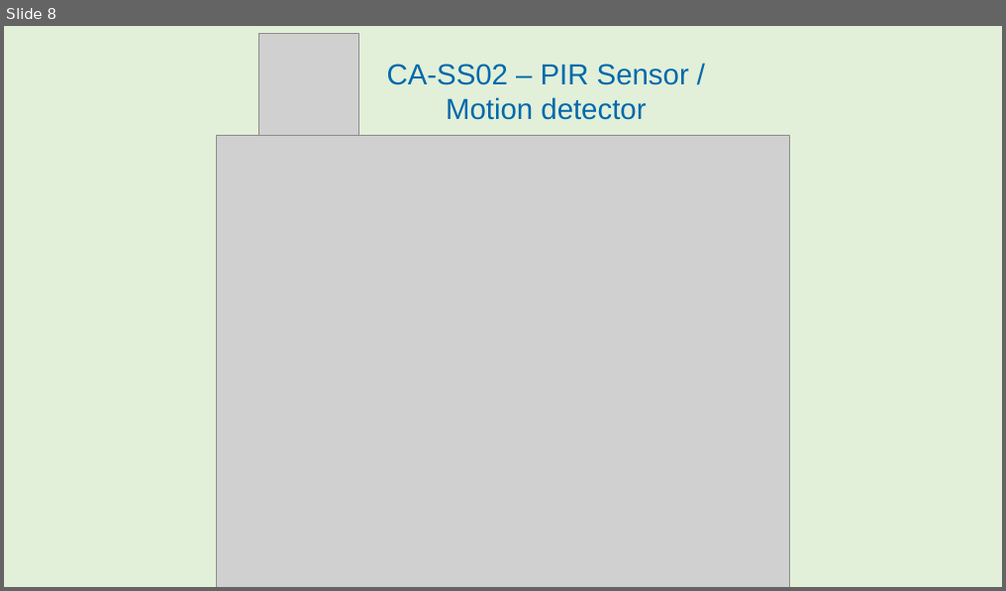
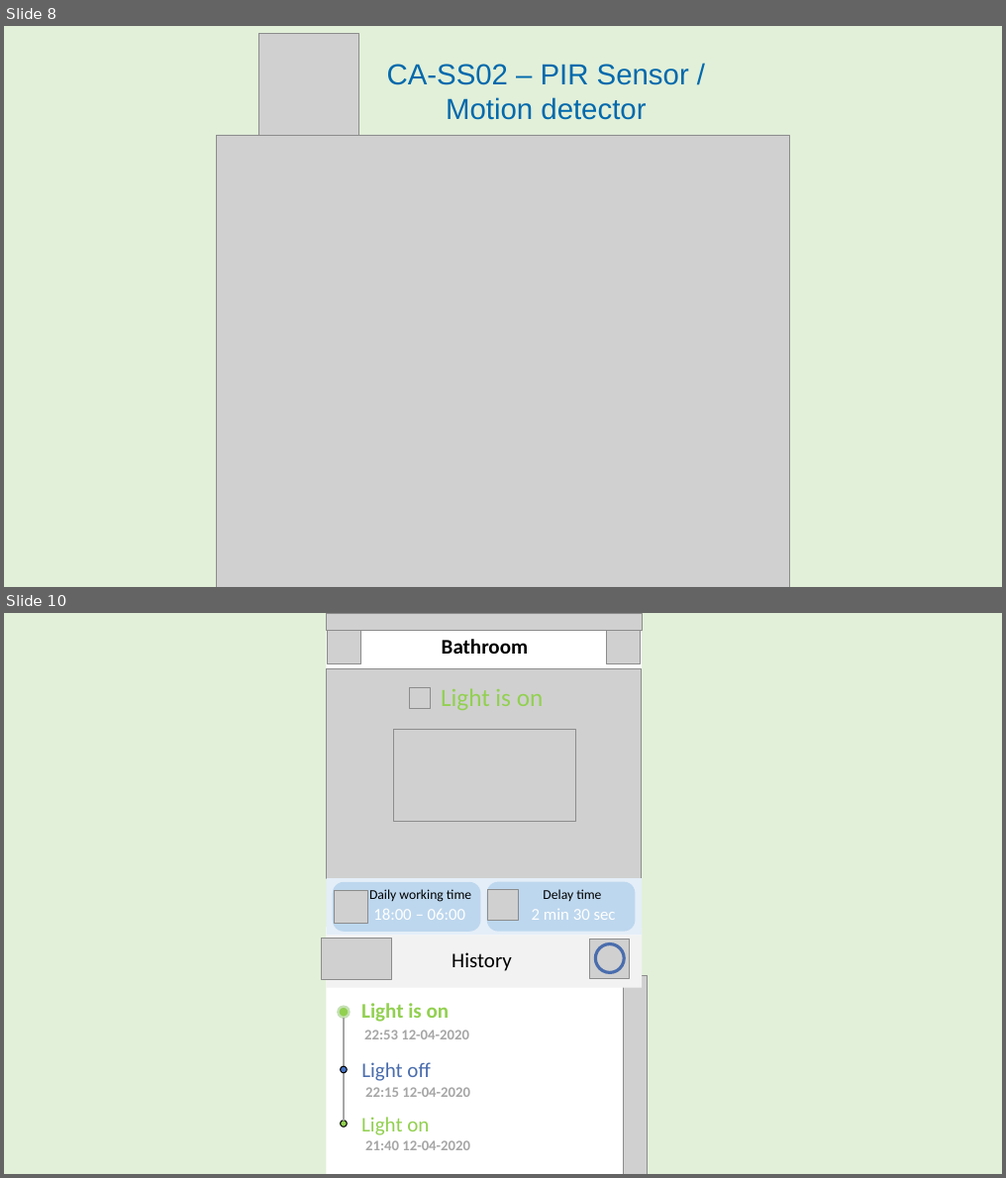
Before and after one commit to thanhtung2105/CA-SS-mobile-interface-design, a slide deck: CA-SS_mobile_interface_idea/CA-SS_mobile_interface_idea.pptx. Shown one above the other, each under a label of ours: slide 8 before the commit, slides 8 and 10 after it; the slides between them are not shown. The pictures are 1006x591 and 1006x1178 pixels, drawn with LibreOffice and Linux fonts; fonts in the diff are those of the drawing; grey boxes stand for pictures. Boxes give left, top, right and bottom in pixels: in the first picture for what was removed or moved away, otherwise in the second. Text is boxed around its words. In the diff, an @@ line names an element or a change of style, - is before the commit and + after.

```diff
--- a/CA-SS_mobile_interface_idea/CA-SS_mobile_interface_idea.pptx
+++ b/CA-SS_mobile_interface_idea/CA-SS_mobile_interface_idea.pptx
@@ slide 10 added at (4,613,1002,1174), background #E2F0D9 @@
@@ group added at (322,613,648,1174): 13 texts, 11 pictures, 4 rectangles, 4 ellipses, 2 rounded rectangles, 1 line @@
+Light is on
+Bathroom
+History
+22:15 12-04-2020
+22:53 12-04-2020
+Light off
+Light is on
+21:40 12-04-2020
+Light on
+Daily working time
+18:00 – 06:00
+Delay time
+2 min 30 sec
```
Also in this commit, not shown: 4 slides changed, 4 other slides added, 1 slide removed.
